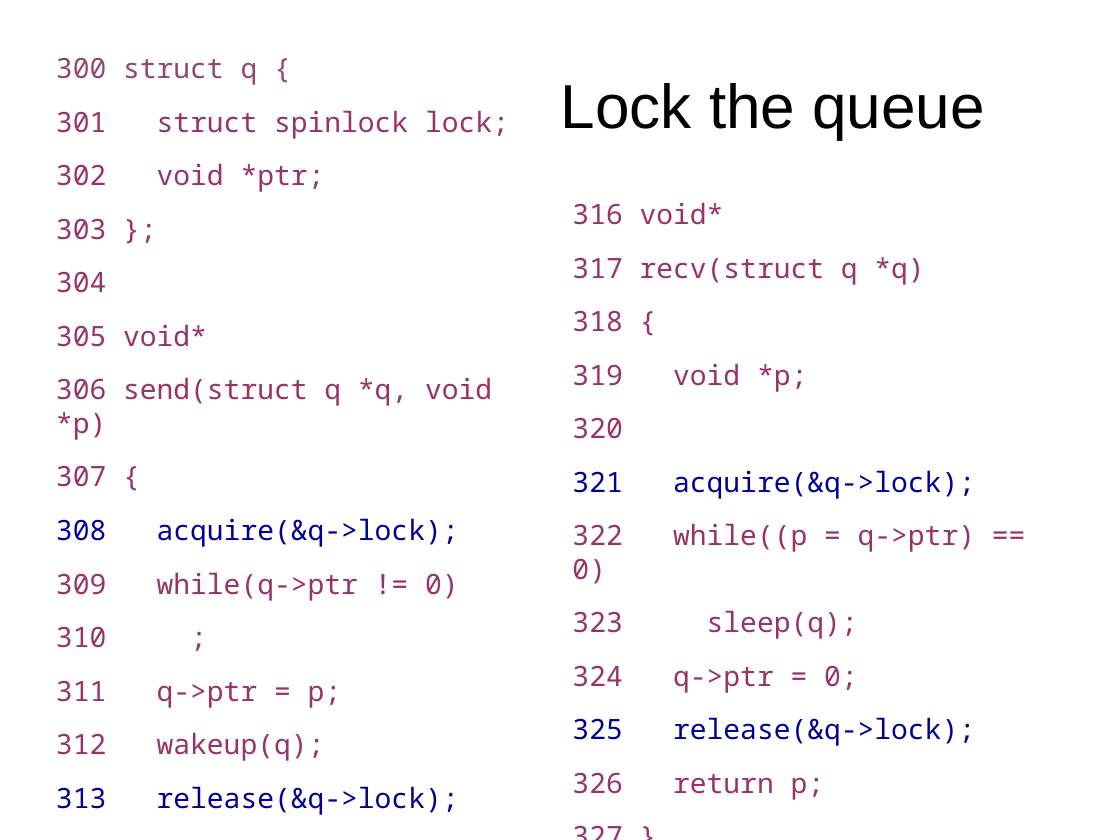
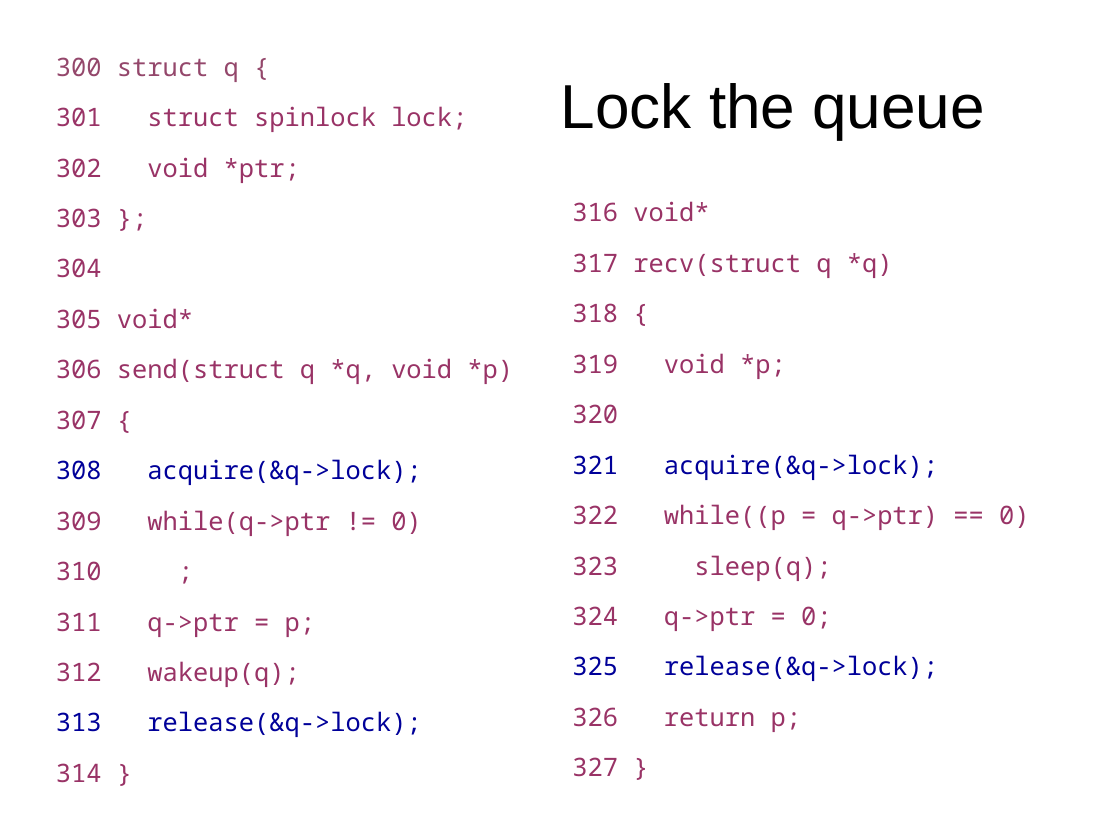
Before and after one commit to antonburtsev/cs5460, a slide deck: slide 93 of lectures/lecture12-synchronization/lecture12-synchronization.pptx (slide 92 before the commit). Drawn at 1120x840 pixels with LibreOffice and Linux fonts; fonts in the diff are those of the drawing. Boxes give left, top, right and bottom in pixels: in the first picture for what was removed or moved away, otherwise in the second. Text is boxed around its words. In the diff, an @@ line names an element or a change of style, - is before the commit and + after.

```diff
--- a/lectures/lecture12-synchronization/lecture12-synchronization.pptx
+++ b/lectures/lecture12-synchronization/lecture12-synchronization.pptx
@@ text "300 struct q {" at (56,57,513,783): size 19.8 to 18 pt @@
@@ text "316 void*" at (572,201,1029,777): size 19.8 to 18 pt @@
```
Also in this commit, not shown: 12 other slides changed, 1 slide added, 4 other files.
